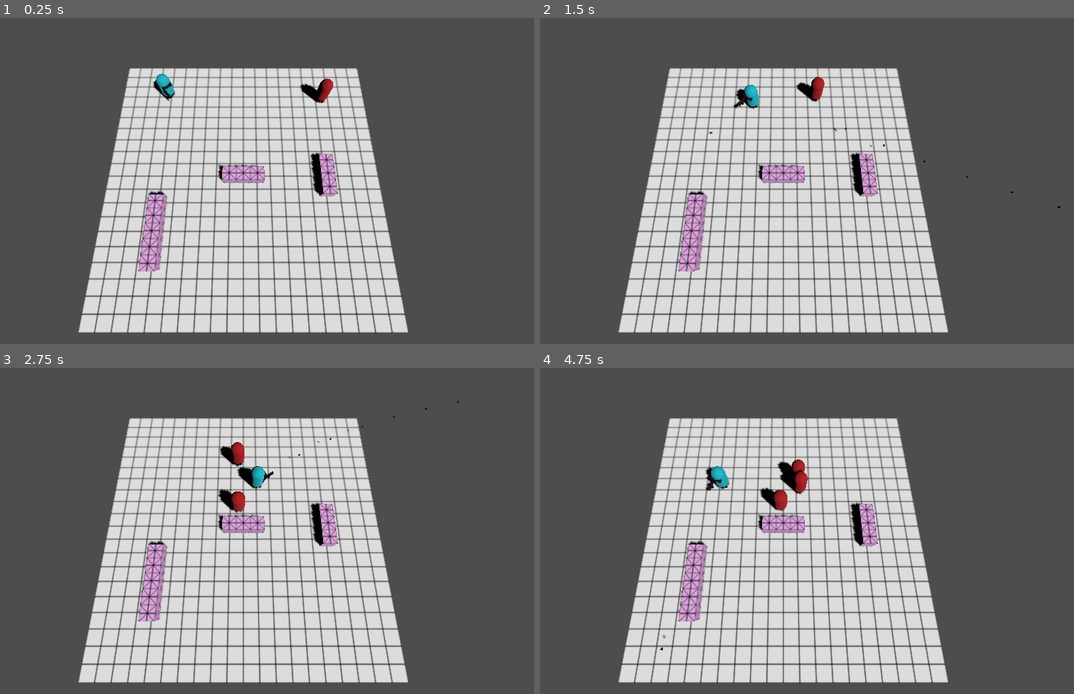
Above: before the commit, frames 1-4 (two rows, left to right).
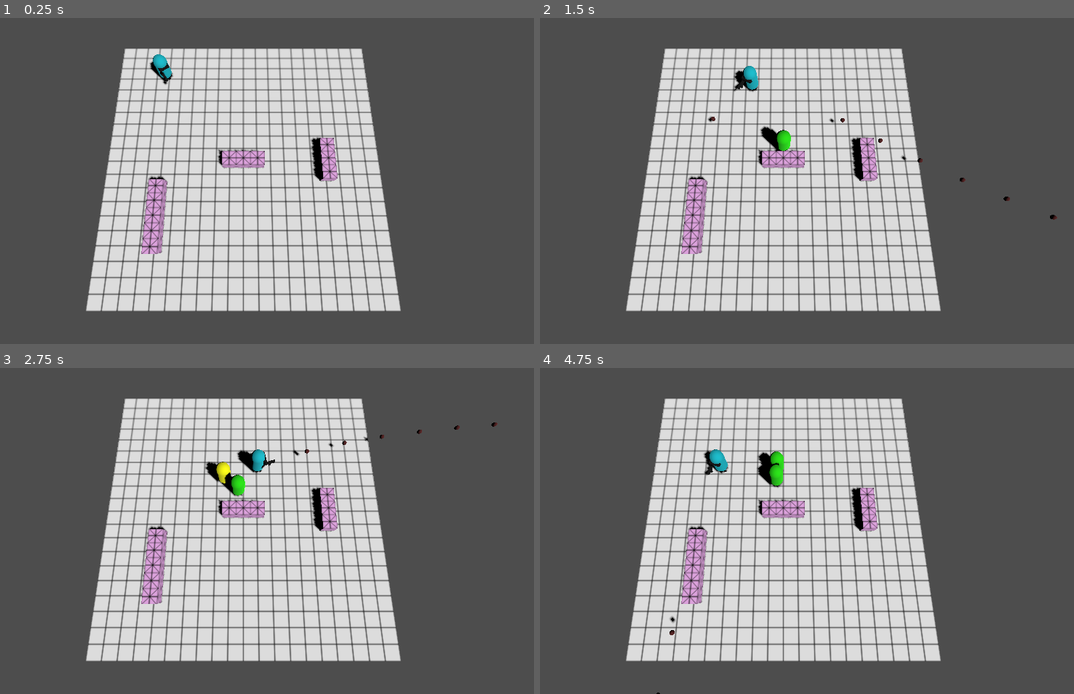
Above: after the commit, the same moments.

Repository: Niharkanta1/Godot4_3D_ShooterDemo
Game: Godot game, scene res://Game/Levels/Level.tscn
Same seed, same stepped clock (60 frames per second), same inputs: the game is played once before the commit and once after it.
Inputs (mouse positions are in pixels of both pictures, inside the frame that each line leads up to):
- Up to frame 1 (0.25 s): no input
- Up to frame 2 (1.5 s): tap Enter (ui_accept) at 0.5, 0.77 s; move the mouse to (913, 164) at 0.52 s; press the mouse at (913, 164) at 0.53 s; hold D (right) 0.53-1.28 s; move the mouse to (668, 197) at 1.27 s; release the mouse at (668, 197) at 1.28 s; hold S (down) from 1.28 s (still down); click (668, 197) at 1.35 s
- Up to frame 3 (2.75 s): tap Enter (ui_accept) at 1.52 s; move the mouse to (299, 459) at 2.02 s; release S (down) at 2.03 s; press the mouse at (299, 459) at 2.03 s; hold D (right) from 2.03 s (still down)
- Up to frame 4 (4.75 s): move the mouse to (753, 596) at 2.77 s; release D (right) at 2.78 s; release the mouse at (753, 596) at 2.78 s; hold Up (ui_up) 2.78-3.53 s; click (753, 596) at 2.85 s; tap Enter (ui_accept) at 3.02, 3.77, 4.52 s; move the mouse to (956, 579) at 3.52 s; press the mouse at (956, 579) at 3.53 s; hold A (left) from 3.53 s (still down); move the mouse to (609, 482) at 4.27 s; release the mouse at (609, 482) at 4.28 s; click (609, 482) at 4.35 s

The runs differ from the first frame. In frame 1, 22% of the frame differs, in the area x 14-77%, y 9-97%; in frame 2, 23%; in frame 3, 23%; in frame 4, 23%, in the area x 14-77%, y 9-100%.

Commit message:
Enemy Waves + Attack

Diff:
--- a/Game/Enemy.gd
+++ /dev/null
@@ -1,42 +0,0 @@
-extends CharacterBody3D
-
-class_name Enemy
-
-@onready var player: Player = get_parent().get_parent().get_node("Player") as Player
-@onready var navigation_agent: NavigationAgent3D = $NavigationAgent3D
-@onready var timer: Timer = $Timer
-
-var move_speed: float = 3.0
-var look_for_player: bool = false;
-
-func _ready() -> void:
-	timer.start(1)
-	navigation_agent.set_target_position(player.global_transform.origin)
-
-
-func _physics_process(_delta: float) -> void:
-
-	if player.global_transform.origin.distance_to(global_transform.origin) > 0.9:
-		if not look_for_player:
-			timer.start(1)
-		look_for_player = true
-	else:
-		print("Target reached")
-		look_for_player = false
-		timer.stop()
-		return
-
-	var direction : Vector3 = navigation_agent.get_next_path_position() - global_transform.origin
-	direction = direction.normalized() * move_speed
-
-	set_velocity(direction)
-	move_and_slide()
-
-
-func _on_timer_timeout() -> void:
-	if look_for_player:
-		navigation_agent.set_target_position(player.global_transform.origin)
-
-
-func _on_stats_die_signal() -> void:
-	queue_free()
--- a/Game/Enemy.tscn
+++ /dev/null
@@ -1,35 +0,0 @@
-[gd_scene load_steps=6 format=3 uid="uid://dxrjjykw8edoo"]
-
-[ext_resource type="Script" path="res://Game/Enemy.gd" id="1_l8aek"]
-[ext_resource type="PackedScene" uid="uid://bsy3kjenofeve" path="res://Game/Stats.tscn" id="2_uaeo8"]
-
-[sub_resource type="CapsuleMesh" id="CapsuleMesh_4mq17"]
-
-[sub_resource type="StandardMaterial3D" id="StandardMaterial3D_o02yw"]
-albedo_color = Color(0.701961, 0.0784314, 0.101961, 1)
-
-[sub_resource type="CapsuleShape3D" id="CapsuleShape3D_c4wy8"]
-
-[node name="Enemy" type="CharacterBody3D"]
-transform = Transform3D(1, 0, 0, 0, 1, 0, 0, 0, 1, 0, 2.01473, 0)
-collision_layer = 2
-collision_mask = 7
-script = ExtResource("1_l8aek")
-
-[node name="Body" type="MeshInstance3D" parent="."]
-layers = 2
-mesh = SubResource("CapsuleMesh_4mq17")
-surface_material_override/0 = SubResource("StandardMaterial3D_o02yw")
-
-[node name="CollisionShape3D" type="CollisionShape3D" parent="."]
-shape = SubResource("CapsuleShape3D_c4wy8")
-
-[node name="NavigationAgent3D" type="NavigationAgent3D" parent="."]
-navigation_layers = 4
-
-[node name="Timer" type="Timer" parent="."]
-
-[node name="Stats" parent="." instance=ExtResource("2_uaeo8")]
-
-[connection signal="timeout" from="Timer" to="." method="_on_timer_timeout"]
-[connection signal="die_signal" from="Stats" to="." method="_on_stats_die_signal"]
--- /dev/null
+++ b/Game/Enemy/Enemy.gd
@@ -0,0 +1,105 @@
+extends CharacterBody3D
+
+class_name Enemy
+
+@onready var player: Player = get_parent().get_parent().get_node("Player") as Player
+@onready var navigation_agent: NavigationAgent3D = $NavigationAgent3D
+@onready var timer: Timer = $Timers/PathUpdateTimer
+@onready var attack_timer: Timer = $Timers/AttackTimer
+
+var default_material = load("res://Game/Enemy/Enemy_Default_Material.tres")
+var attack_material = load("res://Game/Enemy/Enemy_Attack_Material.tres")
+var resting_material = load("res://Game/Enemy/Enemy_Rest_Material.tres")
+
+var move_speed: float = 3.0
+var look_for_player: bool = false;
+var attack_speed_modifier = 5
+var attack_target: Vector3
+var return_target: Vector3
+
+enum State {
+	SEEK,
+	ATTACK,
+	REST,
+	RETURN
+}
+
+var current_state: State = State.SEEK
+
+func _ready() -> void:
+	timer.start(1)
+	navigation_agent.set_target_position(player.global_transform.origin)
+	$Body.set_surface_override_material(0, default_material)
+
+
+func _physics_process(_delta: float) -> void:
+	match current_state:
+		State.ATTACK:
+			move_and_attack()
+
+		State.SEEK:
+			if player.global_transform.origin.distance_to(global_transform.origin) > 0.9:
+				if not look_for_player:
+					timer.start(1)
+				look_for_player = true
+			else:
+				print("Target reached")
+				look_for_player = false
+				timer.stop()
+				return
+
+			var direction : Vector3 = navigation_agent.get_next_path_position() - global_transform.origin
+			direction = direction.normalized() * move_speed
+
+			set_velocity(direction)
+			move_and_slide()
+
+		State.RETURN:
+			move_and_attack()
+
+		State.REST:
+			pass
+
+func move_and_attack() -> void:
+	var attack_vector: Vector3 = attack_target - global_transform.origin
+	var direction: Vector3 = attack_vector.normalized()
+	var distance = attack_vector.length()
+	set_velocity(direction * move_speed * attack_speed_modifier)
+	move_and_slide()
+	if distance < 1:
+		match current_state:
+			State.ATTACK:
+				current_state = State.RETURN
+				attack_target = return_target
+			State.RETURN:
+				current_state = State.REST
+				$Body.set_surface_override_material(0, resting_material)
+				attack_timer.start()
+				set_collisions(true)
+
+
+func set_collisions(flag: bool) -> void:
+	set_collision_mask_value(2, flag)
+	#set_collision_layer_value(2, flag)
+
+# Signals
+func _on_timer_timeout() -> void:
+	if look_for_player:
+		navigation_agent.set_target_position(player.global_transform.origin)
+
+
+func _on_stats_die_signal() -> void:
+	queue_free()
+
+
+func _on_AttackRadius_body_entered(body: Node3D) -> void:
+	if body == player:
+		current_state = State.ATTACK
+		attack_target = player.global_transform.origin
+		return_target = global_transform.origin
+		set_collisions(false)
+		$Body.set_surface_override_material(0, attack_material)
+
+func _on_attack_timer_timeout() -> void:
+	current_state = State.SEEK
+	$Body.set_surface_override_material(0, default_material)
--- /dev/null
+++ b/Game/Enemy/Enemy.tscn
@@ -0,0 +1,50 @@
+[gd_scene load_steps=7 format=3 uid="uid://boexpb3ec15bw"]
+
+[ext_resource type="Script" path="res://Game/Enemy/Enemy.gd" id="1_ucc0y"]
+[ext_resource type="Material" uid="uid://diyem8fdqlhpn" path="res://Game/Enemy/Enemy_Rest_Material.tres" id="2_fxj7p"]
+[ext_resource type="PackedScene" uid="uid://bhqxtidax0l7p" path="res://Game/Stats.tscn" id="3_ji1as"]
+
+[sub_resource type="CapsuleMesh" id="CapsuleMesh_4mq17"]
+
+[sub_resource type="CapsuleShape3D" id="CapsuleShape3D_c4wy8"]
+
+[sub_resource type="CylinderShape3D" id="CylinderShape3D_861oe"]
+height = 1.0
+radius = 1.5
+
+[node name="Enemy" type="CharacterBody3D"]
+transform = Transform3D(1, 0, 0, 0, 1, 0, 0, 0, 1, 0, 2.01473, 0)
+collision_layer = 2
+collision_mask = 7
+script = ExtResource("1_ucc0y")
+
+[node name="Body" type="MeshInstance3D" parent="."]
+layers = 2
+mesh = SubResource("CapsuleMesh_4mq17")
+surface_material_override/0 = ExtResource("2_fxj7p")
+
+[node name="CollisionShape3D" type="CollisionShape3D" parent="."]
+shape = SubResource("CapsuleShape3D_c4wy8")
+
+[node name="NavigationAgent3D" type="NavigationAgent3D" parent="."]
+navigation_layers = 4
+
+[node name="Timers" type="Node" parent="."]
+
+[node name="PathUpdateTimer" type="Timer" parent="Timers"]
+
+[node name="AttackTimer" type="Timer" parent="Timers"]
+wait_time = 0.5
+one_shot = true
+
+[node name="Stats" parent="." instance=ExtResource("3_ji1as")]
+
+[node name="AttackRadius" type="Area3D" parent="."]
+
+[node name="CollisionShape3D" type="CollisionShape3D" parent="AttackRadius"]
+shape = SubResource("CylinderShape3D_861oe")
+
+[connection signal="timeout" from="Timers/PathUpdateTimer" to="." method="_on_timer_timeout"]
+[connection signal="timeout" from="Timers/AttackTimer" to="." method="_on_attack_timer_timeout"]
+[connection signal="die_signal" from="Stats" to="." method="_on_stats_die_signal"]
+[connection signal="body_entered" from="AttackRadius" to="." method="_on_AttackRadius_body_entered"]
--- /dev/null
+++ b/Game/Enemy/Enemy_Attack_Material.tres
@@ -0,0 +1,4 @@
+[gd_resource type="StandardMaterial3D" format=3 uid="uid://dxkd0lyofrs0j"]
+
+[resource]
+albedo_color = Color(0.701961, 0.0784314, 0.101961, 1)
--- /dev/null
+++ b/Game/Enemy/Enemy_Default_Material.tres
@@ -0,0 +1,4 @@
+[gd_resource type="StandardMaterial3D" format=3 uid="uid://c0f0huhp5uxgn"]
+
+[resource]
+albedo_color = Color(0.137255, 0.894118, 0, 1)
--- /dev/null
+++ b/Game/Enemy/Enemy_Rest_Material.tres
@@ -0,0 +1,4 @@
+[gd_resource type="StandardMaterial3D" format=3 uid="uid://diyem8fdqlhpn"]
+
+[resource]
+albedo_color = Color(1, 1, 0, 1)
--- a/Game/Levels/Level.tscn
+++ b/Game/Levels/Level.tscn
@@ -1,10 +1,9 @@
-[gd_scene load_steps=8 format=3 uid="uid://b2mnx3t6iro3y"]
+[gd_scene load_steps=7 format=3 uid="uid://csoo5ahwxdrix"]
 
 [ext_resource type="Script" path="res://Game/Main.gd" id="1_eyb5n"]
-[ext_resource type="PackedScene" uid="uid://c6feqtrl032y3" path="res://Game/Player.tscn" id="2_wfyls"]
+[ext_resource type="PackedScene" path="res://Game/Player/Player.tscn" id="2_wfyls"]
 [ext_resource type="Material" uid="uid://dnysesql4jy6s" path="res://Game/Levels/LevelGrid.tres" id="4_aova5"]
 [ext_resource type="Material" uid="uid://ciggdettj3kph" path="res://Game/Levels/ObstacleGrid.tres" id="4_pa1af"]
-[ext_resource type="PackedScene" uid="uid://dxrjjykw8edoo" path="res://Game/Enemy.tscn" id="5_ijt2w"]
 [ext_resource type="PackedScene" uid="uid://bq2em2vgovbtb" path="res://Game/Spawner.tscn" id="6_o6rvu"]
 
 [sub_resource type="NavigationMesh" id="NavigationMesh_rvs72"]
@@ -16,7 +15,7 @@
 script = ExtResource("1_eyb5n")
 
 [node name="Camera3D" type="Camera3D" parent="."]
-transform = Transform3D(1, 0, 0, 0, 0.291871, 0.956458, 0, -0.956458, 0.291871, 0, 15.238, 4.9496)
+transform = Transform3D(1, 0, 0, 0, 0.223965, 0.974597, 0, -0.974597, 0.223965, 0, 15.238, 4.9496)
 current = true
 
 [node name="DirectionalLight3D" type="DirectionalLight3D" parent="."]
@@ -27,9 +26,6 @@
 transform = Transform3D(1, 0, 0, 0, 1, 0, 0, 0, 1, -6.21764, 1.26301, -7.27555)
 
 [node name="Enemies" type="Node" parent="."]
-
-[node name="Enemy" parent="Enemies" instance=ExtResource("5_ijt2w")]
-transform = Transform3D(1, 0, 0, 0, 1, 0, 0, 0, 1, 7.0618, 1.26257, -6.793)
 
 [node name="NavigationRegion3D" type="NavigationRegion3D" parent="."]
 navigation_mesh = SubResource("NavigationMesh_rvs72")
@@ -70,4 +66,3 @@
 material = ExtResource("4_aova5")
 
 [node name="Spawner" parent="." instance=ExtResource("6_o6rvu")]
-enemy = ExtResource("5_ijt2w")
--- a/Game/Player.tscn
+++ b/Game/Player/Player.tscn
@@ -1,8 +1,8 @@
-[gd_scene load_steps=9 format=3 uid="uid://c6feqtrl032y3"]
+[gd_scene load_steps=9 format=3]
 
-[ext_resource type="Script" path="res://Game/Player.gd" id="1_cywxc"]
-[ext_resource type="Script" path="res://Game/GunController.gd" id="2_oas2y"]
-[ext_resource type="PackedScene" uid="uid://dp11pl34ka1u1" path="res://Game/Gun.tscn" id="3_b37ml"]
+[ext_resource type="Script" path="res://Game/Player/Player.gd" id="1_cywxc"]
+[ext_resource type="Script" path="res://Game/Weapon/GunController.gd" id="2_oas2y"]
+[ext_resource type="PackedScene" path="res://Game/Weapon/Gun.tscn" id="3_b37ml"]
 
 [sub_resource type="CapsuleMesh" id="CapsuleMesh_ngym3"]
 
--- a/Game/Spawner.gd
+++ b/Game/Spawner.gd
@@ -6,21 +6,51 @@
 @export var num_enemies: int = 10
 @export var seconds_between_spwans: float = 2
 
+var enemy_killed_this_wave: int = 0
 var enemy_remaining: int = num_enemies
+var waves
+var current_wave : Wave
+var current_wave_index = -1
 
 func _ready() -> void:
-	timer.wait_time = seconds_between_spwans
-	timer.start()
+	waves = $Waves.get_children()
+	print(waves.size())
+	start_next_wave()
+
+
+func start_next_wave() -> void:
+	enemy_killed_this_wave = 0
+	current_wave_index += 1
+	if current_wave_index < waves.size():
+		current_wave = waves[current_wave_index]
+		enemy_remaining = current_wave.num_enemies
+		timer.wait_time = current_wave.seconds_between_spwans
+		timer.start()
+	else:
+		print("No Wave to Spawn")
+		timer.stop()
 
 func spawn_enemy() -> void:
-	var new_enemy = enemy.instantiate()
+	var new_enemy : Enemy = enemy.instantiate()
+	connect_to_enemy_signal(new_enemy)
 	var spawn_root = get_parent().get_node("Enemies")
 	spawn_root.add_child(new_enemy)
 	enemy_remaining -= 1
 
 
+func connect_to_enemy_signal(enemy: Enemy) -> void:
+	var stats = enemy.get_node("Stats") as Stats
+	stats.die_signal.connect(_on_enemy_die_signal)
+
+var _on_enemy_die_signal = func():
+	enemy_killed_this_wave += 1
+
+
 func _on_timer_timeout() -> void:
+#	print("Enemy Remaining this Wave:", enemy_remaining)
 	if enemy_remaining:
 		spawn_enemy()
 	else:
-		timer.stop()
+		if enemy_killed_this_wave >= current_wave.num_enemies:
+#			print("Starting Next Wave")
+			start_next_wave()
--- a/Game/Spawner.tscn
+++ b/Game/Spawner.tscn
@@ -1,10 +1,25 @@
-[gd_scene load_steps=2 format=3 uid="uid://bq2em2vgovbtb"]
+[gd_scene load_steps=4 format=3 uid="uid://bq2em2vgovbtb"]
 
 [ext_resource type="Script" path="res://Game/Spawner.gd" id="1_ju5fu"]
+[ext_resource type="PackedScene" uid="uid://boexpb3ec15bw" path="res://Game/Enemy/Enemy.tscn" id="2_usmeu"]
+[ext_resource type="Script" path="res://Game/Wave.gd" id="3_olbxu"]
 
 [node name="Spawner" type="Node3D"]
 script = ExtResource("1_ju5fu")
+enemy = ExtResource("2_usmeu")
 
 [node name="Timer" type="Timer" parent="."]
 
+[node name="Waves" type="Node" parent="."]
+
+[node name="Wave1" type="Node" parent="Waves"]
+script = ExtResource("3_olbxu")
+num_enemies = 2
+seconds_between_spwans = 1.0
+
+[node name="Wave3" type="Node" parent="Waves"]
+script = ExtResource("3_olbxu")
+num_enemies = 20
+seconds_between_spwans = 0.2
+
 [connection signal="timeout" from="Timer" to="." method="_on_timer_timeout"]
--- a/Game/Stats.tscn
+++ b/Game/Stats.tscn
@@ -1,6 +1,6 @@
-[gd_scene load_steps=2 format=3 uid="uid://bsy3kjenofeve"]
+[gd_scene load_steps=2 format=3 uid="uid://bhqxtidax0l7p"]
 
-[ext_resource type="Script" path="res://Game/Stats.gd" id="1_uyeg3"]
+[ext_resource type="Script" path="res://Game/Enemy/Stats.gd" id="1_226na"]
 
 [node name="Stats" type="Node"]
-script = ExtResource("1_uyeg3")
+script = ExtResource("1_226na")
--- /dev/null
+++ b/Game/Wave.gd
@@ -0,0 +1,6 @@
+extends Node
+
+class_name Wave
+
+@export var num_enemies: int = 3
+@export var seconds_between_spwans: float = 2
--- a/Game/Bullet.tscn
+++ b/Game/Weapon/Bullet.tscn
@@ -1,17 +1,17 @@
-[gd_scene load_steps=5 format=3 uid="uid://drstaljemeluq"]
+[gd_scene load_steps=5 format=3]
 
-[ext_resource type="Script" path="res://Game/Bullet.gd" id="1_ltnbu"]
+[ext_resource type="Script" path="res://Game/Weapon/Bullet.gd" id="1_ltnbu"]
 
 [sub_resource type="StandardMaterial3D" id="StandardMaterial3D_ds7k8"]
 albedo_color = Color(0.337255, 0.113725, 0.113725, 1)
 
 [sub_resource type="SphereMesh" id="SphereMesh_haoua"]
 material = SubResource("StandardMaterial3D_ds7k8")
-radius = 0.05
-height = 0.1
+radius = 0.1
+height = 0.2
 
 [sub_resource type="SphereShape3D" id="SphereShape3D_v5j25"]
-radius = 0.015
+radius = 0.03
 
 [node name="Bullet" type="Node3D"]
 script = ExtResource("1_ltnbu")
--- a/Game/Gun.tscn
+++ b/Game/Weapon/Gun.tscn
@@ -1,7 +1,7 @@
-[gd_scene load_steps=5 format=3 uid="uid://dp11pl34ka1u1"]
+[gd_scene load_steps=5 format=3]
 
-[ext_resource type="Script" path="res://Game/Gun.gd" id="1_2yr4t"]
-[ext_resource type="PackedScene" uid="uid://drstaljemeluq" path="res://Game/Bullet.tscn" id="2_g6l5j"]
+[ext_resource type="Script" path="res://Game/Weapon/Gun.gd" id="1_2yr4t"]
+[ext_resource type="PackedScene" path="res://Game/Weapon/Bullet.tscn" id="2_g6l5j"]
 
 [sub_resource type="BoxMesh" id="BoxMesh_g01em"]
 
--- a/project.godot
+++ b/project.godot
@@ -48,6 +48,12 @@
 ]
 }
 
+[layer_names]
+
+3d_physics/layer_1="Player"
+3d_physics/layer_2="Enemy"
+3d_physics/layer_3="World"
+
 [rendering]
 
 renderer/rendering_method="mobile"
Renamed: Game/Stats.gd -> Game/Enemy/Stats.gd
Renamed: Game/Player.gd -> Game/Player/Player.gd
Renamed: Game/Bullet.gd -> Game/Weapon/Bullet.gd
Renamed: Game/Gun.gd -> Game/Weapon/Gun.gd
Renamed: Game/GunController.gd -> Game/Weapon/GunController.gd
